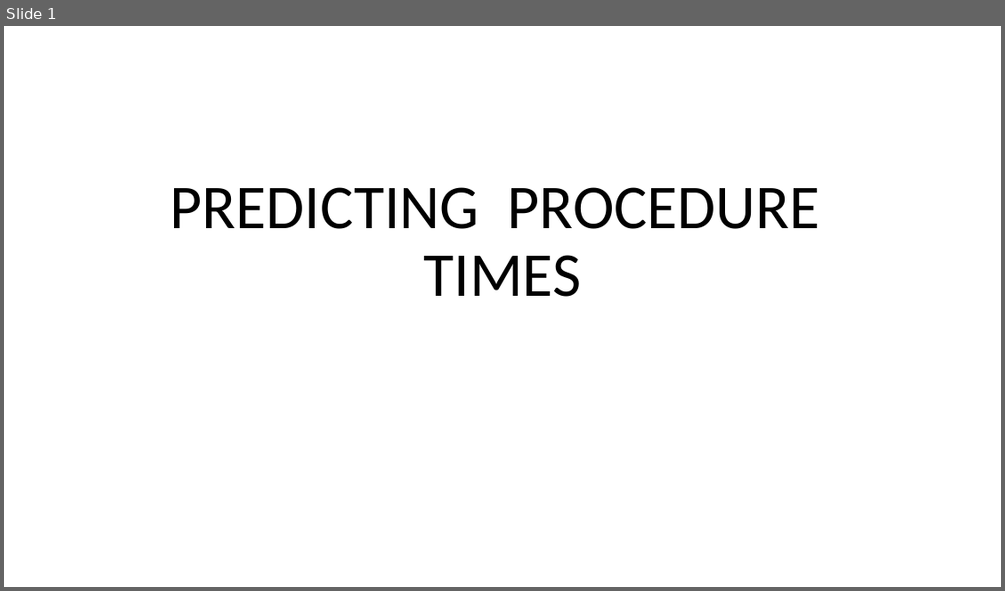
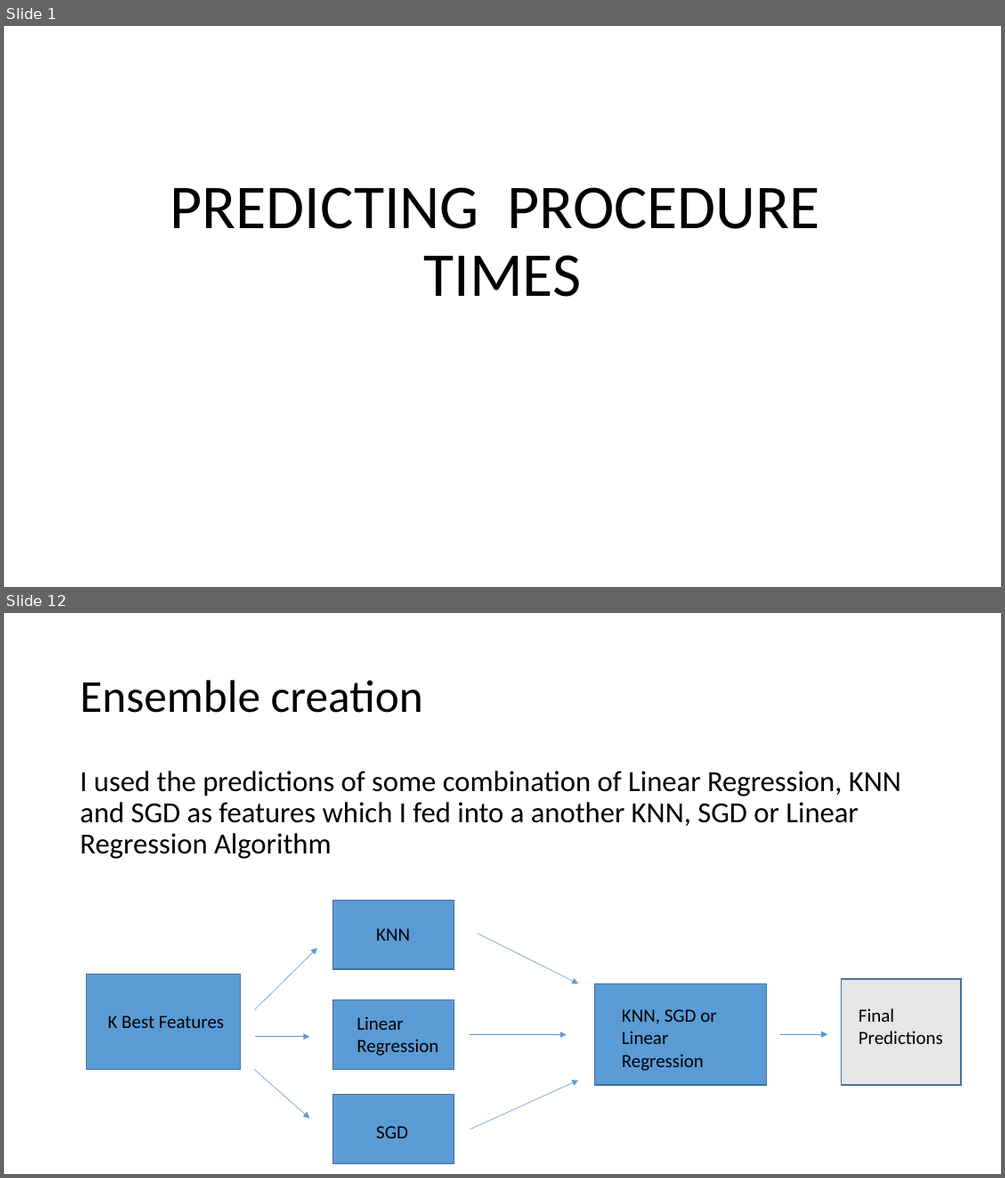
Before and after one commit to j-v-k/sfdat28, a slide deck: JVK-HOS Project/PREDICTING _PROCEDURE _TIMES.pptx. Shown one above the other, each under a label of ours: slide 1 before the commit, slides 1 and 12 after it; the slides between them are not shown. The pictures are 1005x591 and 1005x1178 pixels, drawn with LibreOffice and Linux fonts; fonts in the diff are those of the drawing. Boxes give left, top, right and bottom in pixels: in the first picture for what was removed or moved away, otherwise in the second. Text is boxed around its words. In the diff, an @@ line names an element or a change of style, - is before the commit and + after.

```diff
--- a/JVK-HOS Project/PREDICTING _PROCEDURE _TIMES.pptx
+++ b/JVK-HOS Project/PREDICTING _PROCEDURE _TIMES.pptx
@@ slide 12 added at [4,613,1001,1174], background #FFFFFF @@
@@ title added at [80,680,423,713], 44 pt, text #000000 @@
+Ensemble creation
@@ text added at [80,771,901,859], 28 pt, text #000000 @@
+I used the predictions of some combination of Linear Regression, KNN and SGD as features which I fed into a another KNN, SGD or Linear Regression Algorithm
@@ rectangle added at [333,900,454,970], fill #5B9BD5, outline #43739E 1 pt @@
@@ text added at [376,928,410,941], 18 pt, text #000000 @@
+KNN
@@ arrow added from (254, 1010) to (317, 948), #5B9BD5 0.5 pt @@
@@ arrow added from (477, 933) to (578, 984), #5B9BD5 0.5 pt @@
@@ rectangle added at [86,974,241,1070], fill #5B9BD5, outline #43739E 1 pt @@
@@ rectangle added at [594,984,766,1085], fill #5B9BD5, outline #43739E 1 pt @@
@@ rectangle added at [841,979,961,1085], fill #E7E6E6, outline #43739E 1 pt @@
@@ rectangle added at [333,999,454,1070], fill #5B9BD5, outline #43739E 1 pt @@
@@ text added at [622,1009,716,1070], 18 pt, text #000000 @@
+KNN, SGD or Linear Regression
@@ text added at [858,1008,943,1044], 18 pt, text #000000 @@
+Final Predictions
@@ text added at [108,1015,224,1028], 18 pt, text #000000 @@
+K Best Features
@@ arrow added from (255, 1037) to (310, 1037), #5B9BD5 0.5 pt @@
@@ text added at [356,1016,438,1055], 18 pt, text #000000 @@
+Linear Regression
@@ arrow added from (469, 1035) to (566, 1035), #5B9BD5 0.5 pt @@
@@ arrow added from (780, 1034) to (827, 1034), #5B9BD5 0.5 pt @@
@@ arrow added from (254, 1070) to (310, 1119), #5B9BD5 0.5 pt @@
@@ arrow added from (469, 1129) to (578, 1080), #5B9BD5 0.5 pt @@
@@ rectangle added at [333,1094,454,1164], fill #5B9BD5, outline #43739E 1 pt @@
@@ text added at [376,1126,408,1138], 18 pt, text #000000 @@
+SGD
```
Also in this commit, not shown: 3 slides changed, 8 other slides added, 42 other files.
